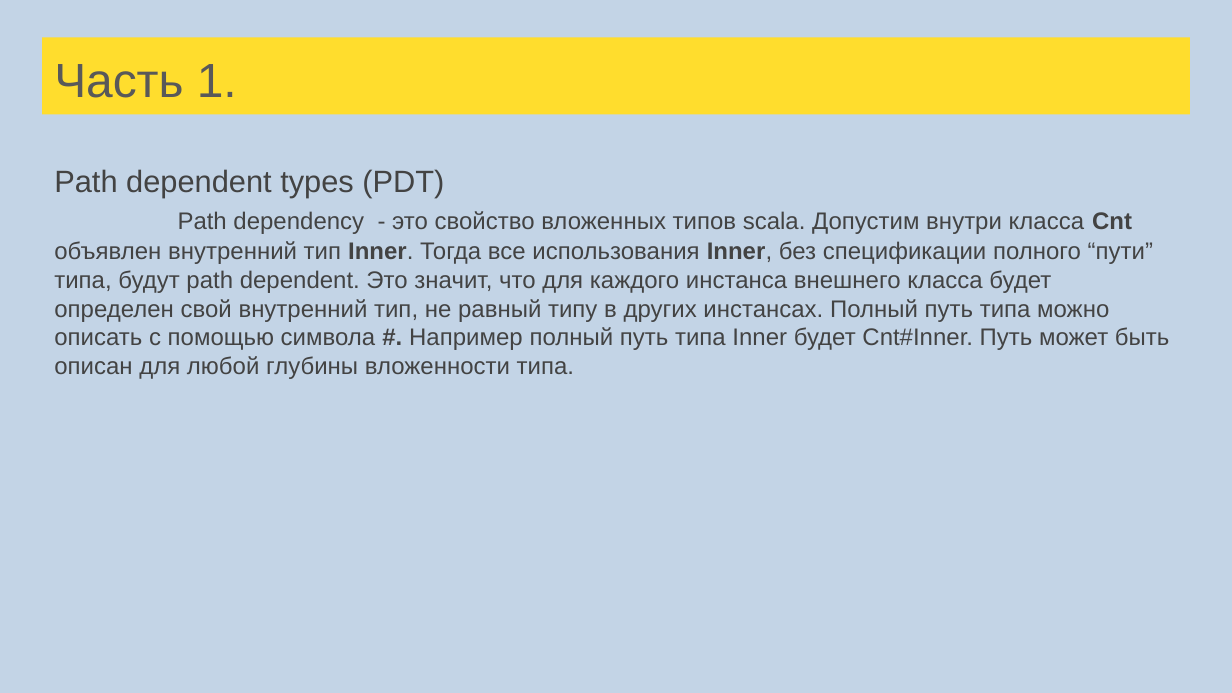
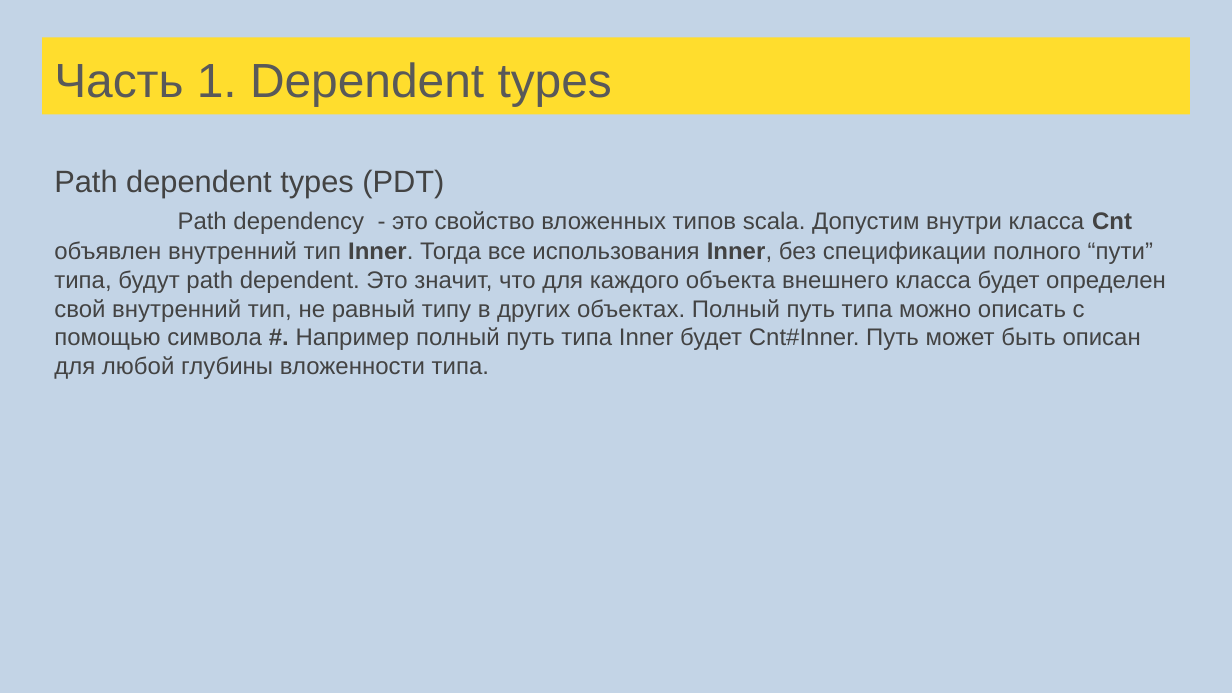
Before and after one commit to sergeypopov83/scala-school, a slide deck: slide 156 of src/main/resources/Лекции Scala для FinTech.pptx (slide 151 before the commit). Drawn at 1232x693 pixels with LibreOffice and Linux fonts; fonts in the diff are those of the drawing. Boxes give left, top, right and bottom in pixels: in the first picture for what was removed or moved away, otherwise in the second. Text is boxed around its words. In the diff, an @@ line names an element or a change of style, - is before the commit and + after.

```diff
--- a/src/main/resources/Лекции Scala для FinTech.pptx
+++ b/src/main/resources/Лекции Scala для FinTech.pptx
@@ title at box(54, 62, 612, 106): text changed @@
-Часть 1.
+Часть 1. Dependent types
@@ text at box(54, 211, 1166, 379): text changed @@
-Path dependency - это свойство вложенных типов scala. Допустим внутри класса Cnt объявлен внутренний тип Inner. Тогда все использования Inner, без спецификации полного “пути” типа, будут path dependent. Это значит, что для каждого инстанса внешнего класса будет определен свой внутренний тип, не равный типу в других инстансах. Полный путь типа можно описать с помощью символа #. Например полный путь типа Inner будет Cnt#Inner. Путь может быть описан для любой глубины вложенности типа.
+Path dependency - это свойство вложенных типов scala. Допустим внутри класса Cnt объявлен внутренний тип Inner. Тогда все использования Inner, без спецификации полного “пути” типа, будут path dependent. Это значит, что для каждого объекта внешнего класса будет определен свой внутренний тип, не равный типу в других объектах. Полный путь типа можно описать с помощью символа #. Например полный путь типа Inner будет Cnt#Inner. Путь может быть описан для любой глубины вложенности типа.
```
Also in this commit, not shown: 46 other slides changed, 5 slides added, 3 other files.
